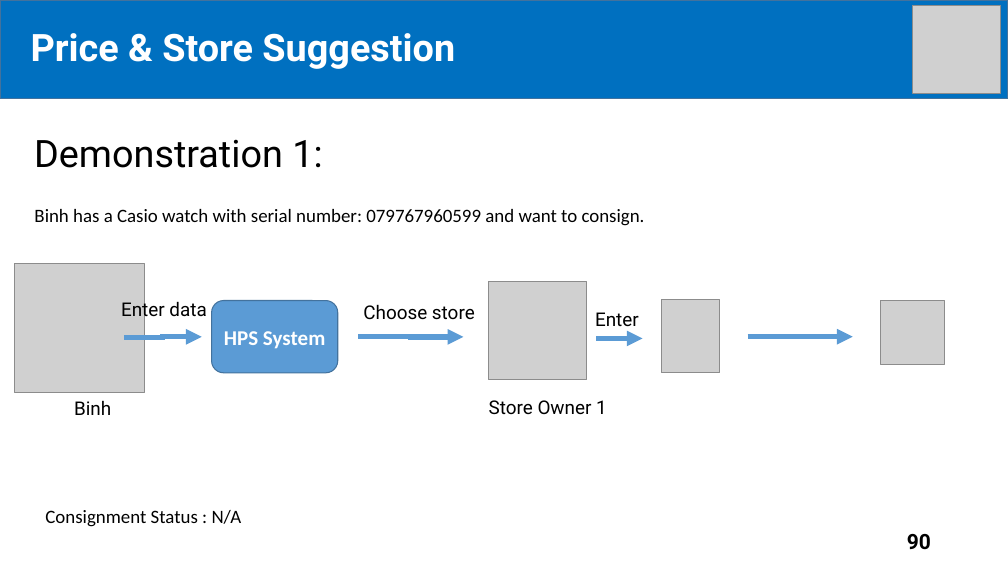
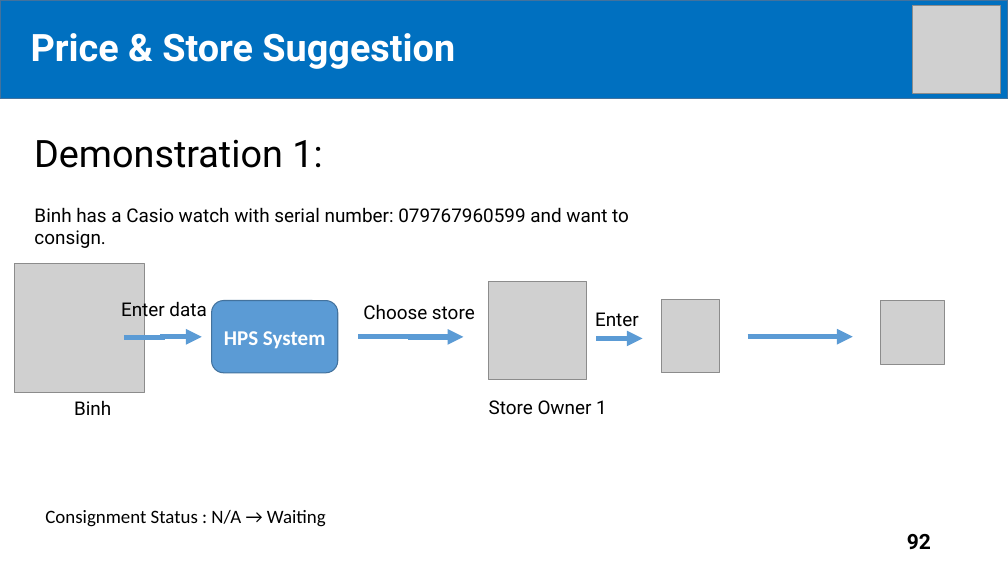
Before and after one commit to tiendan3108/CP, a slide deck: slide 92 of Source/Presentation/PreFinalPresentation.pptx (slide 90 before the commit). Drawn at 1008x567 pixels with LibreOffice and Linux fonts; fonts in the diff are those of the drawing; grey boxes stand for pictures. Boxes give left, top, right and bottom in pixels: in the first picture for what was removed or moved away, otherwise in the second. Text is boxed around its words. In the diff, an @@ line names an element or a change of style, - is before the commit and + after.

```diff
--- a/Source/Presentation/PreFinalPresentation.pptx
+++ b/Source/Presentation/PreFinalPresentation.pptx
@@ text "Binh has a Casio watch ..." at <box>34,207,629,223</box>: font Calibri to Roboto @@
@@ text at <box>45,510,326,527</box>: text changed @@
-Consignment Status : N/A
+Consignment Status : N/A → Waiting
@@ page number at <box>907,534,931,549</box>: text changed @@
-90
+92
```
Also in this commit, not shown: 12 other slides changed, 2 slides added.
